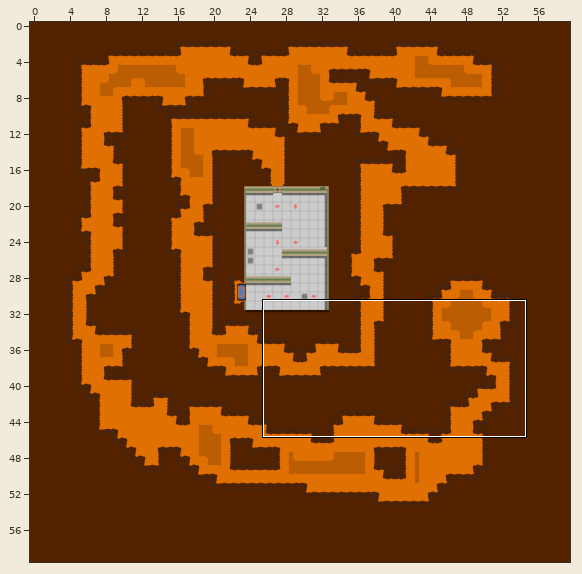
Tiled map: core/assets/world/world04.tmx. The picture above shows the old version from afar; the outline marks the close-up.
Close-up. Old version:
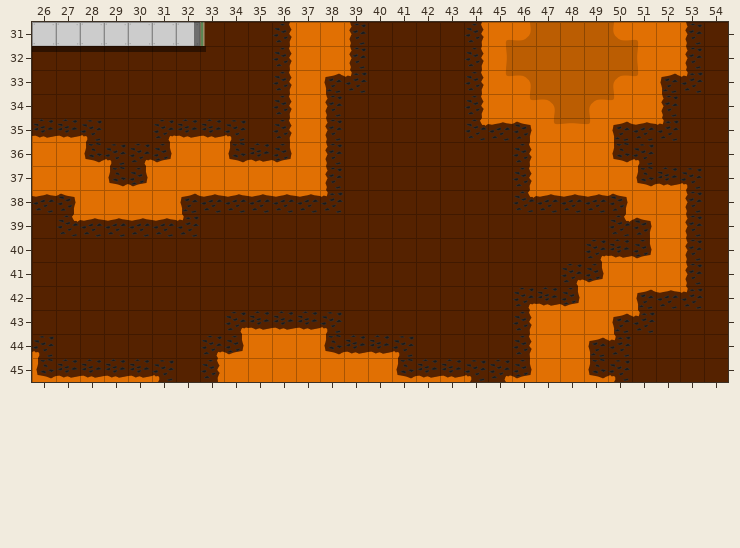
Cells are 64x64 px. Shown: x 26..54, y 31..45.
Now the later version:
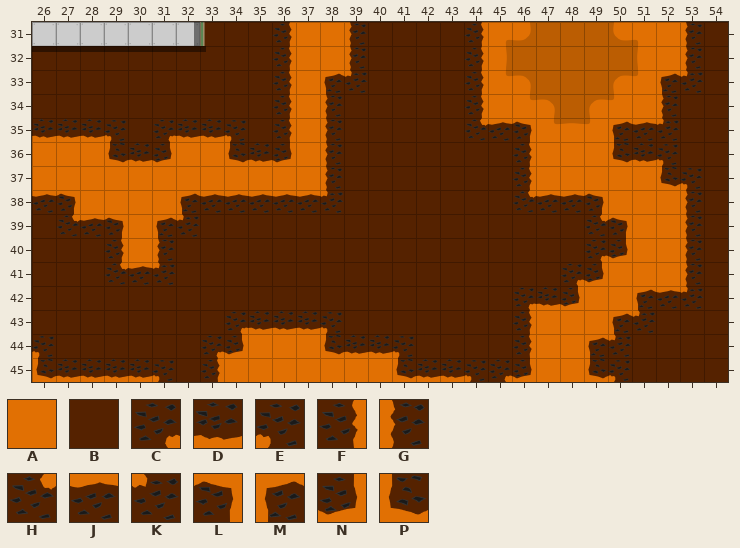
Key: from "world": A 0, B 14, C 15, D 16, E 17, F 18, G 19, H 20, J 21, K 22, L 23, M 24, N 25, P 26.
_ is an empty cell.
Diff:
Layer "world":
Tile B gives way to tile A in row 40 at x 30.
Tile J gives way to tile A in row 39 at x 30.
Tile L gives way to tile A in row 38 at x 50; in row 39 at x 51.
Tile N gives way to tile A in row 37 at x 30; in row 40 at x 51.
Tile P gives way to tile A in row 36 at x 28; in row 37 at x 29 and 51.
Tile C gives way to tile D in row 36 at x 30.
Tile E gives way to tile D in row 35 at x 28; in row 36 at x 51.
Tile B gives way to tile E in row 35 at x 29; in row 36 at x 52.
Tile B gives way to tile F in row 40 at x 29.
Tile B gives way to tile G in row 40 at x 31.
Tile B gives way to tile H in row 39 at x 49; in row 41 at x 29.
Tile B gives way to tile J in row 41 at x 30.
Tile B gives way to tile K in row 41 at x 31.
Tile H gives way to tile L in row 39 at x 50.
Tile J gives way to tile L in row 38 at x 49; in row 39 at x 29.
Tile J gives way to tile M in row 39 at x 31.
Tile D gives way to tile N in row 40 at x 50.
Tile D gives way to tile P in row 37 at x 52.
Tile E gives way to tile P in row 36 at x 29.
Where, in picture pixels (left, top, right, bottom), the same in both close-ups:
changed: (80, 119, 152, 187)
changed: (584, 143, 680, 259)
changed: (104, 217, 176, 285)
